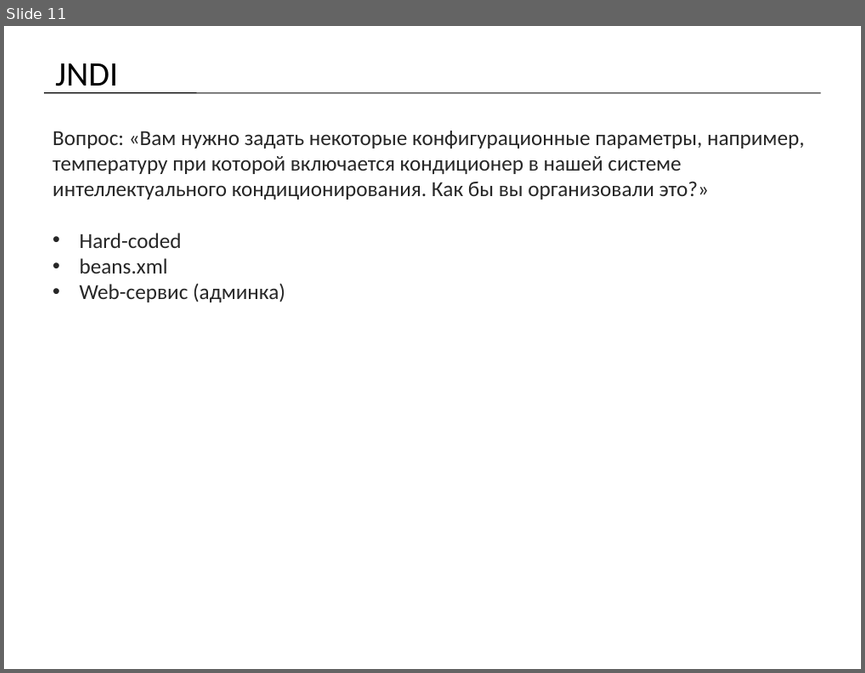
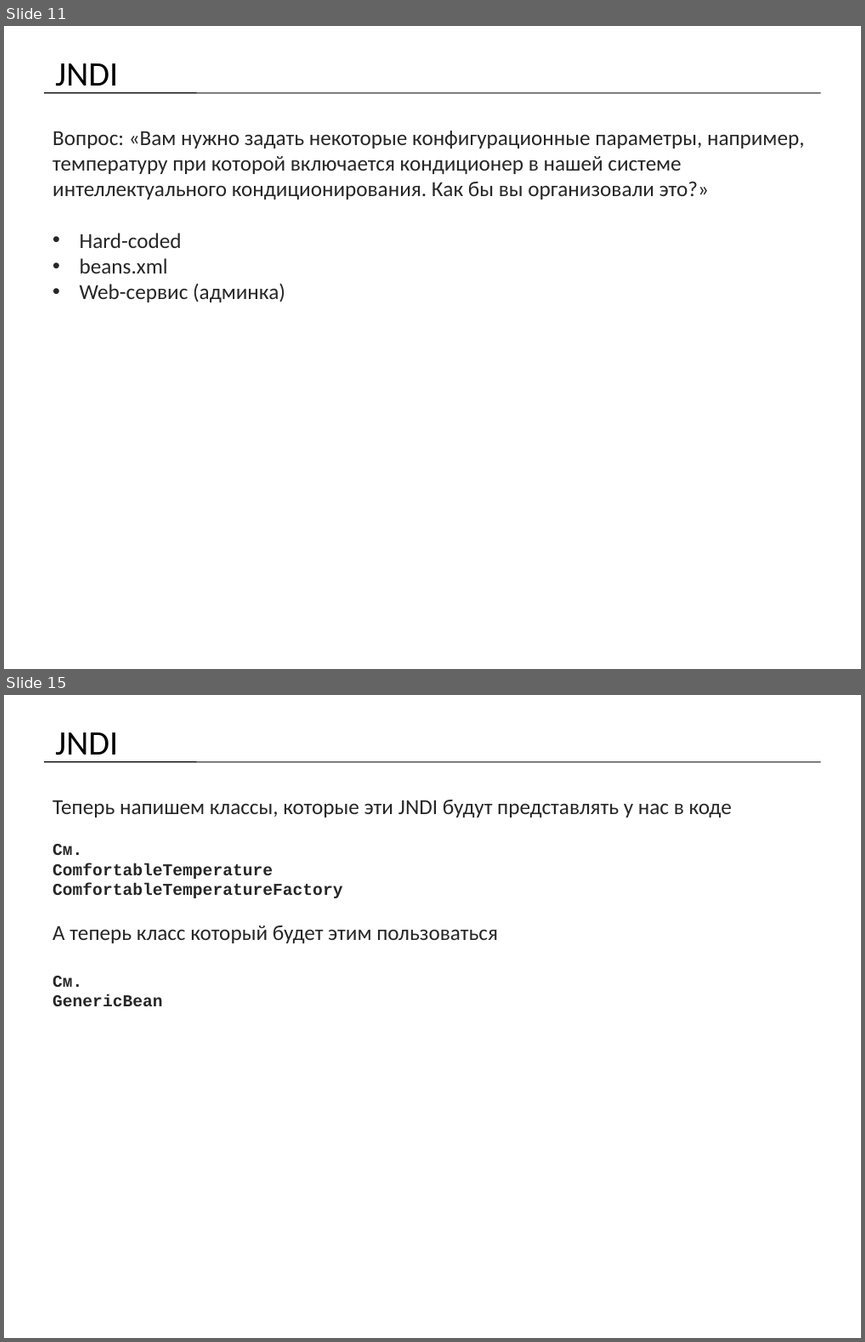
Before and after one commit to mrdekk/j2ee_course, a slide deck: lectures/j2ee. Lecture 3.pptx. Shown one above the other, each under a label of ours: slide 11 before the commit, slides 11 and 15 after it; the slides between them are not shown. The pictures are 865x673 and 865x1342 pixels, drawn with LibreOffice and Linux fonts; fonts in the diff are those of the drawing. Boxes give left, top, right and bottom in pixels: in the first picture for what was removed or moved away, otherwise in the second. Text is boxed around its words. In the diff, an @@ line names an element or a change of style, - is before the commit and + after.

```diff
--- a/lectures/j2ee. Lecture 3.pptx
+++ b/lectures/j2ee. Lecture 3.pptx
@@ slide 15 added at (4,695,861,1338), background #FFFFFF @@
@@ title added at (55,732,118,763), 28.8 pt, text #000000 @@
+JNDI
@@ line added from (44, 762) to (821, 762), #000000 0.75 pt @@
@@ text added at (52,800,732,1006), 18 pt, text #262626 @@
+Теперь напишем классы, которые эти JNDI будут представлять у нас в коде
+См.
+ComfortableTemperature
+ComfortableTemperatureFactory
+А теперь класс который будет этим пользоваться
+См.
+GenericBean
```
Also in this commit, not shown: 1 slide changed, 4 other slides added, 1 slide removed.
